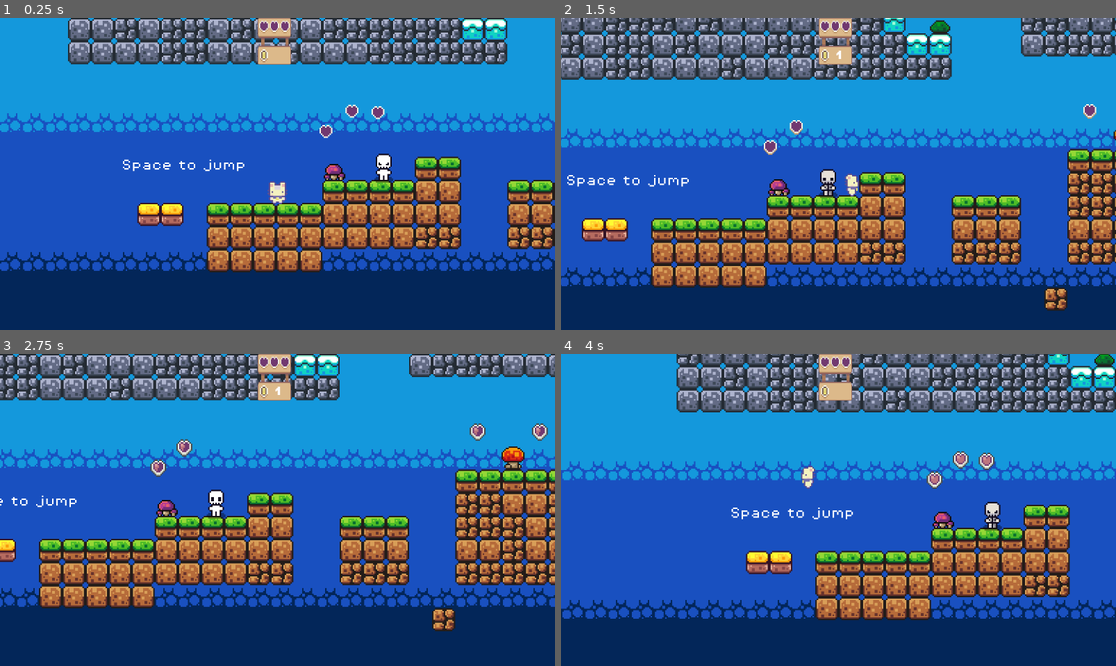
Above: before the commit, frames 1-4 (two rows, left to right).
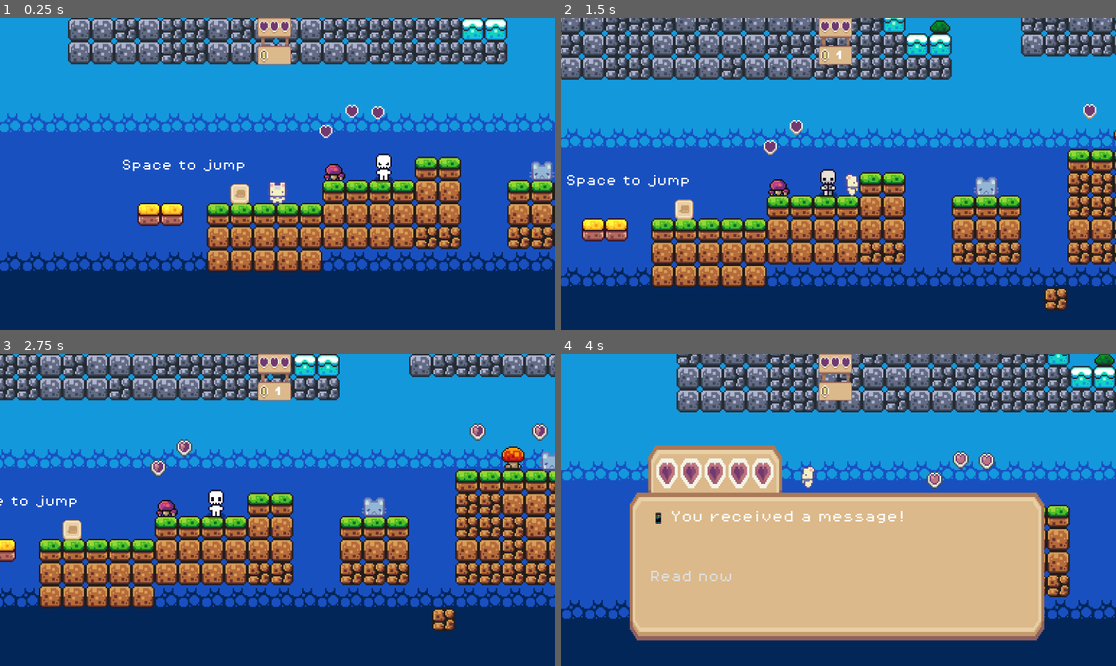
Above: after the commit, the same moments.

Repository: JasmineJ11/SafeBunny
Game: Godot game, scene res://scences/game.tscn
Two runs of this game, one before a commit and one after it. Both use one fixed random seed, a clock stepped at 60 frames per second and the inputs below.
Inputs:
- Up to frame 1 (0.25 s): no input
- Up to frame 2 (1.5 s): hold Right (move_right) from 0.53 s (still down); tap Space (jump) at 0.77 s
- Up to frame 3 (2.75 s): tap Space (jump) at 1.52 s; release Right (move_right) at 2.03 s; hold Left (move_left) from 2.03 s (still down)
- Up to frame 4 (4 s): keep holding Left (move_left); tap Space (jump) at 3.02, 3.77 s

The runs differ from the first frame. In frame 1, 0.5% of the frame differs, in the area x 41-100%, y 45-60%; in frame 2, 0.5%; in frame 3, 0.6%; in frame 4, 39%, in the area x 12-88%, y 29-92%.

Commit message:
add bully message box

Diff:
--- /dev/null
+++ b/scences/bully_message.tscn
@@ -0,0 +1,97 @@
+[gd_scene format=3 uid="uid://cchd7fvygwarf"]
+
+[ext_resource type="Texture2D" uid="uid://derx5mon8ha5w" path="res://assets/sprites/Sprite sheet for Basic Pack.png" id="1_8raeu"]
+[ext_resource type="AudioStream" uid="uid://bbyscdx6bv021" path="res://assets/sounds/success.mp3" id="2_8sbb0"]
+[ext_resource type="AudioStream" uid="uid://d34oeeem4u06v" path="res://assets/sounds/fail.mp3" id="3_lttjt"]
+
+[sub_resource type="AtlasTexture" id="AtlasTexture_yfgt2"]
+atlas = ExtResource("1_8raeu")
+region = Rect2(645, 164, 22, 24)
+
+[sub_resource type="AtlasTexture" id="AtlasTexture_8raeu"]
+atlas = ExtResource("1_8raeu")
+region = Rect2(645, 132, 22, 24)
+
+[sub_resource type="AtlasTexture" id="AtlasTexture_8sbb0"]
+atlas = ExtResource("1_8raeu")
+region = Rect2(677, 134, 22, 22)
+
+[sub_resource type="SpriteFrames" id="SpriteFrames_8sbb0"]
+animations = [{
+"frames": [{
+"duration": 1.0,
+"texture": SubResource("AtlasTexture_yfgt2")
+}, {
+"duration": 1.0,
+"texture": SubResource("AtlasTexture_8raeu")
+}, {
+"duration": 1.0,
+"texture": SubResource("AtlasTexture_8sbb0")
+}, {
+"duration": 1.0,
+"texture": SubResource("AtlasTexture_8raeu")
+}, {
+"duration": 1.0,
+"texture": SubResource("AtlasTexture_8sbb0")
+}, {
+"duration": 1.0,
+"texture": SubResource("AtlasTexture_8raeu")
+}, {
+"duration": 1.0,
+"texture": SubResource("AtlasTexture_8sbb0")
+}, {
+"duration": 1.0,
+"texture": SubResource("AtlasTexture_8raeu")
+}, {
+"duration": 1.0,
+"texture": SubResource("AtlasTexture_8raeu")
+}, {
+"duration": 1.0,
+"texture": SubResource("AtlasTexture_8raeu")
+}, {
+"duration": 1.0,
+"texture": SubResource("AtlasTexture_8raeu")
+}, {
+"duration": 1.0,
+"texture": SubResource("AtlasTexture_8raeu")
+}, {
+"duration": 1.0,
+"texture": SubResource("AtlasTexture_8raeu")
+}, {
+"duration": 1.0,
+"texture": SubResource("AtlasTexture_8raeu")
+}, {
+"duration": 1.0,
+"texture": SubResource("AtlasTexture_8raeu")
+}, {
+"duration": 1.0,
+"texture": SubResource("AtlasTexture_8raeu")
+}],
+"loop": true,
+"name": &"default",
+"speed": 6.0
+}]
+
+[sub_resource type="RectangleShape2D" id="RectangleShape2D_lttjt"]
+size = Vector2(12, 14)
+
+[node name="BullyMessage" type="Area2D" unique_id=561950687]
+
+[node name="AnimatedSprite2D" type="AnimatedSprite2D" parent="." unique_id=6872003]
+position = Vector2(2.9802322e-08, -6.9999995)
+scale = Vector2(0.59090906, 0.5909091)
+sprite_frames = SubResource("SpriteFrames_8sbb0")
+autoplay = "default"
+frame_progress = 0.046054147
+
+[node name="CollisionShape2D" type="CollisionShape2D" parent="." unique_id=283245048]
+position = Vector2(0, -7)
+shape = SubResource("RectangleShape2D_lttjt")
+
+[node name="SuccessSound" type="AudioStreamPlayer2D" parent="." unique_id=1061017667]
+process_mode = 3
+stream = ExtResource("2_8sbb0")
+
+[node name="FailSound" type="AudioStreamPlayer2D" parent="." unique_id=2002460147]
+process_mode = 3
+stream = ExtResource("3_lttjt")
--- a/scences/game.tscn
+++ b/scences/game.tscn
@@ -15,9 +15,11 @@
 [ext_resource type="Texture2D" uid="uid://bgtidpfo30txk" path="res://assets/sprites/CowFriend.tres" id="13_wctid"]
 [ext_resource type="PackedScene" uid="uid://vcks7bg5w6k8" path="res://scences/treasure_chest.tscn" id="15_4jcax"]
 [ext_resource type="Texture2D" uid="uid://di1eyt36grkey" path="res://assets/sprites/ButtonNo.tres" id="15_74n68"]
-[ext_resource type="Script" uid="uid://b053q3b0emsha" path="res://scripts/password_panel.gd" id="16_80opq"]
 [ext_resource type="PackedScene" uid="uid://cuqku6e87mmry" path="res://scences/monster.tscn" id="18_3sylk"]
 [ext_resource type="PackedScene" uid="uid://bdee6qrks4pdf" path="res://scences/game_manager.tscn" id="18_6hct1"]
+[ext_resource type="PackedScene" uid="uid://cchd7fvygwarf" path="res://scences/bully_message.tscn" id="19_6hct1"]
+[ext_resource type="Script" uid="uid://b0ru0fraosqtn" path="res://scripts/bully_message.gd" id="19_udhis"]
+[ext_resource type="PackedScene" uid="uid://dtf1bidnsxl4b" path="res://scences/sad_kid.tscn" id="20_udhis"]
 
 [sub_resource type="TileSetAtlasSource" id="TileSetAtlasSource_b174u"]
 texture = ExtResource("2_jx3ei")
@@ -357,6 +359,17 @@
 [sub_resource type="StyleBoxTexture" id="StyleBoxTexture_ua0fu"]
 texture = ExtResource("11_nn1ya")
 
+[sub_resource type="StyleBoxFlat" id="StyleBoxFlat_udhis"]
+bg_color = Color(0.9803596, 0.6479831, 0.6378557, 1)
+border_width_left = 5
+border_width_top = 5
+border_width_right = 5
+border_width_bottom = 5
+corner_radius_top_left = 8
+corner_radius_top_right = 8
+corner_radius_bottom_right = 8
+corner_radius_bottom_left = 8
+
 [node name="Game" type="Node2D" unique_id=1205654372]
 
 [node name="TileMapLayer_background" type="TileMapLayer" parent="." unique_id=961370362]
@@ -366,6 +379,9 @@
 [node name="TileMapLayer" type="TileMapLayer" parent="." unique_id=28908610]
 tile_map_data = PackedByteArray("AAD//wIAAAAAAAAAAAAAAAIAAAAAAAAAAAABAAIAAAAAAAAAAAACAAIAAAAAAAAAAAADAAIAAAAAAAAAAAAEAA …(4480 unchanged characters)…
 tile_set = SubResource("TileSet_xfuu6")
+
+[node name="GameManager" parent="." unique_id=64977201 instance=ExtResource("18_6hct1")]
+unique_name_in_owner = true
 
 [node name="Player" parent="." unique_id=1193462206 instance=ExtResource("1_lbs7c")]
 position = Vector2(33, 32)
@@ -615,7 +631,6 @@
 grow_horizontal = 2
 grow_vertical = 2
 theme_override_styles/panel = SubResource("StyleBoxTexture_ua0fu")
-script = ExtResource("16_80opq")
 
 [node name="PasswordLabel" type="Label" parent="CanvasLayer/PasswordPanel" unique_id=1983837187]
 unique_name_in_owner = true
@@ -652,6 +667,88 @@
 text = "👉 G7!kP#2zQ@9LrA"
 flat = true
 
+[node name="BullyPanel" type="Panel" parent="CanvasLayer" unique_id=831553504]
+unique_name_in_owner = true
+anchors_preset = 8
+anchor_left = 0.5
+anchor_top = 0.5
+anchor_right = 0.5
+anchor_bottom = 0.5
+offset_left = -444.75507
+offset_top = -143.375
+offset_right = 444.75507
+offset_bottom = 284.0
+grow_horizontal = 2
+grow_vertical = 2
+theme_override_styles/panel = SubResource("StyleBoxTexture_ua0fu")
+
+[node name="BullyLabel" type="Label" parent="CanvasLayer/BullyPanel" unique_id=829791734]
+unique_name_in_owner = true
+layout_mode = 0
+offset_left = 57.755066
+offset_top = 144.375
+offset_right = 861.75507
+offset_bottom = 232.375
+theme_override_fonts/font = ExtResource("7_cho2i")
+theme_override_font_sizes/font_size = 26
+autowrap_mode = 2
+
+[node name="ButtonL" type="Button" parent="CanvasLayer/BullyPanel" unique_id=485654191]
+unique_name_in_owner = true
+layout_mode = 0
+offset_left = 48.755066
+offset_top = 259.375
+offset_right = 511.75507
+offset_bottom = 306.375
+theme_override_fonts/font = ExtResource("7_cho2i")
+theme_override_font_sizes/font_size = 25
+flat = true
+alignment = 0
+
+[node name="ButtonM" type="Button" parent="CanvasLayer/BullyPanel" unique_id=2147285632]
+unique_name_in_owner = true
+layout_mode = 0
+offset_left = 48.755066
+offset_top = 298.375
+offset_right = 520.75507
+offset_bottom = 345.375
+theme_override_fonts/font = ExtResource("7_cho2i")
+theme_override_font_sizes/font_size = 25
+flat = true
+alignment = 0
+
+[node name="ButtonR" type="Button" parent="CanvasLayer/BullyPanel" unique_id=698046505]
+unique_name_in_owner = true
+layout_mode = 0
+offset_left = 48.755066
+offset_top = 336.375
+offset_right = 520.75507
+offset_bottom = 383.375
+theme_override_fonts/font = ExtResource("7_cho2i")
+theme_override_font_sizes/font_size = 25
+flat = true
+alignment = 0
+
+[node name="LoveButton" type="Button" parent="CanvasLayer" unique_id=1390794964]
+unique_name_in_owner = true
+anchors_preset = -1
+anchor_left = 0.5
+anchor_top = 0.67
+anchor_right = 0.5
+anchor_bottom = 0.67
+offset_left = -249.25
+offset_top = -48.160004
+offset_right = 249.25
+offset_bottom = 40.339996
+grow_horizontal = 2
+grow_vertical = 2
+theme_override_fonts/font = ExtResource("7_cho2i")
+theme_override_font_sizes/font_size = 29
+theme_override_styles/normal = SubResource("StyleBoxFlat_udhis")
+text = " ❤️ Send your love ^^"
+alignment = 0
+icon_alignment = 1
+
 [node name="TreasureChests" type="Node" parent="." unique_id=677872652]
 
 [node name="TreasureChest" parent="TreasureChests" unique_id=139621350 instance=ExtResource("15_4jcax")]
@@ -663,11 +760,35 @@
 position = Vector2(106, 16)
 collision_mask = 2
 
-[node name="GameManager" parent="." unique_id=64977201 instance=ExtResource("18_6hct1")]
-unique_name_in_owner = true
+[node name="BullyMessage" parent="." unique_id=561950687 instance=ExtResource("19_6hct1")]
+position = Vector2(7, 33)
+collision_mask = 2
+script = ExtResource("19_udhis")
+
+[node name="SadKids" type="Node" parent="." unique_id=426082802]
+
+[node name="SadKid" parent="SadKids" unique_id=2075898073 instance=ExtResource("20_udhis")]
+unique_name_in_owner = true
+position = Vector2(358, -113)
+
+[node name="SadKid2" parent="SadKids" unique_id=215682837 instance=ExtResource("20_udhis")]
+unique_name_in_owner = true
+position = Vector2(339, -16)
+
+[node name="SadKid3" parent="SadKids" unique_id=233333010 instance=ExtResource("20_udhis")]
+unique_name_in_owner = true
+position = Vector2(216, 16)
 
 [connection signal="pressed" from="CanvasLayer/SMSPanel/Button" to="GameManager" method="_on_button_pressed"]
 [connection signal="pressed" from="CanvasLayer/ChestPanel/YesButton" to="TreasureChests/TreasureChest" method="_on_yes_button_pressed"]
 [connection signal="pressed" from="CanvasLayer/ChestPanel/NoButton" to="TreasureChests/TreasureChest" method="_on_no_button_pressed"]
 [connection signal="pressed" from="CanvasLayer/PasswordPanel/ButtonWeak" to="Monster" method="_on_button_weak_pressed"]
 [connection signal="pressed" from="CanvasLayer/PasswordPanel/ButtonStrong" to="Monster" method="_on_button_strong_pressed"]
+[connection signal="pressed" from="CanvasLayer/BullyPanel/ButtonL" to="BullyMessage" method="_on_button_l_pressed"]
+[connection signal="pressed" from="CanvasLayer/BullyPanel/ButtonM" to="BullyMessage" method="_on_button_m_pressed"]
+[connection signal="pressed" from="CanvasLayer/BullyPanel/ButtonR" to="BullyMessage" method="_on_button_r_pressed"]
+[connection signal="pressed" from="CanvasLayer/LoveButton" to="SadKids/SadKid" method="_on_love_button_pressed"]
+[connection signal="body_entered" from="BullyMessage" to="BullyMessage" method="_on_body_entered"]
+[connection signal="body_entered" from="SadKids/SadKid" to="SadKids/SadKid" method="_on_body_entered"]
+[connection signal="body_entered" from="SadKids/SadKid2" to="SadKids/SadKid2" method="_on_body_entered"]
+[connection signal="body_entered" from="SadKids/SadKid3" to="SadKids/SadKid3" method="_on_body_entered"]
--- /dev/null
+++ b/scences/sad_kid.tscn
@@ -0,0 +1,68 @@
+[gd_scene format=3 uid="uid://dtf1bidnsxl4b"]
+
+[ext_resource type="Script" uid="uid://dgg8ffw6rgv4b" path="res://scripts/sad_kid.gd" id="1_h6ejr"]
+[ext_resource type="Texture2D" uid="uid://ua7co4xc8dlw" path="res://assets/sprites/Emoji_Spritesheet_Free.png" id="2_8lmhx"]
+[ext_resource type="AudioStream" uid="uid://buxnbeiwo458s" path="res://assets/sounds/toddler-laughing.mp3" id="3_8lmhx"]
+
+[sub_resource type="AtlasTexture" id="AtlasTexture_h6ejr"]
+atlas = ExtResource("2_8lmhx")
+region = Rect2(0, 61, 32, 30)
+
+[sub_resource type="AtlasTexture" id="AtlasTexture_8lmhx"]
+atlas = ExtResource("2_8lmhx")
+region = Rect2(0, 66, 32, 33)
+
+[sub_resource type="AtlasTexture" id="AtlasTexture_pdjve"]
+atlas = ExtResource("2_8lmhx")
+region = Rect2(128, 96, 32, 32)
+
+[sub_resource type="AtlasTexture" id="AtlasTexture_0yydy"]
+atlas = ExtResource("2_8lmhx")
+region = Rect2(128, 99, 32, 33)
+
+[sub_resource type="SpriteFrames" id="SpriteFrames_1lwxd"]
+animations = [{
+"frames": [{
+"duration": 1.0,
+"texture": SubResource("AtlasTexture_h6ejr")
+}, {
+"duration": 1.0,
+"texture": SubResource("AtlasTexture_8lmhx")
+}],
+"loop": true,
+"name": &"happy",
+"speed": 5.0
+}, {
+"frames": [{
+"duration": 1.0,
+"texture": SubResource("AtlasTexture_pdjve")
+}, {
+"duration": 1.0,
+"texture": SubResource("AtlasTexture_0yydy")
+}],
+"loop": true,
+"name": &"sad",
+"speed": 1.5
+}]
+
+[sub_resource type="RectangleShape2D" id="RectangleShape2D_sy3sl"]
+size = Vector2(16, 16)
+
+[node name="SadKid" type="Area2D" unique_id=2075898073]
+collision_mask = 2
+script = ExtResource("1_h6ejr")
+
+[node name="SadKidSprite" type="AnimatedSprite2D" parent="." unique_id=1121309257]
+position = Vector2(0, -6)
+scale = Vector2(0.609375, 0.609375)
+sprite_frames = SubResource("SpriteFrames_1lwxd")
+animation = &"sad"
+autoplay = "sad"
+frame_progress = 0.3121147
+
+[node name="CollisionShape2D" type="CollisionShape2D" parent="." unique_id=273037268]
+position = Vector2(0, -8)
+shape = SubResource("RectangleShape2D_sy3sl")
+
+[node name="happySound" type="AudioStreamPlayer2D" parent="." unique_id=527218090]
+stream = ExtResource("3_8lmhx")
--- /dev/null
+++ b/scripts/bully_message.gd
@@ -0,0 +1,230 @@
+#extends Area2D
+#
+#@onready var game_manager: Node = %GameManager
+#@onready var bully_panel: Panel = %BullyPanel
+#@onready var bully_label: Label = %BullyLabel
+#@onready var button_l: Button = %ButtonL
+#@onready var button_m: Button = %ButtonM
+#@onready var button_r: Button = %ButtonR
+#
+#
+#
+#var is_triggered = false
+#
+#func _ready():
+	#bully_panel.hide()
+	#
+#func _on_body_entered(body: Node2D) -> void:
+	#if body.name == "Player" and not is_triggered:
+		#is_triggered = true
+		#start_event()
+	#
+#func start_event():
+	#bully_panel.show()
+	#bully_label.text = "📱 You recieved a meeage!"
+	#button_l.text = "Read now"
+#
+#
+#func _on_button_l_pressed() -> void:
+	#button_l.hide()
+	#MessageFirst()
+	#
+#
+##func _on_button_m_pressed() -> void:
+	#
+	#
+#func MessageFirst():
+	#bully_label.text = "👾 Haha, do you know that you look very weird? 😂"
+	#await get_tree().create_timer(3).timeout
+	#bully_label.text = "👾 Are you sure you are going to the party? 😂"
+	#button_l.show() # 重新显示中间按钮
+	#
+	#button_l.text = "😡 Insult back"
+	#button_m.text = "😢 Feel bad and don’t want to go"
+	#button_r.text = "✨ Ignore and keep going to the party"
+	#
+	#
+	#
+	#
+#
+#
+	##button_weak.hide()
+	##button_strong.hide()
+	##if fail_sound: fail_sound.play()
+	##password_panel.modulate = Color(0.977, 0.609, 0.6, 1.0)
+	##password_label.text = "❗ OH NOOO! This password is too week!
+	##⚠️ It can be guessed easily!"
+	##await get_tree().create_timer(2.5).timeout
+	##password_panel.modulate = Color.WHITE
+	##password_label.text = "❗ You lose 1 heart!"
+	##await get_tree().create_timer(2).timeout
+	##game_manager.score -= 1
+	##game_manager.update_score()
+	##finish_event()
+	##
+##
+##func _on_button_strong_pressed() -> void:
+	##button_weak.hide()
+	##button_strong.hide()
+	##if success_sound: success_sound.play()
+	##password_panel.modulate = Color(0.5, 1, 0.5)
+	##password_label.text = "🛡 Strong password created!"
+	##await get_tree().create_timer(2.5).timeout
+	##password_panel.modulate = Color.WHITE
+	##password_label.text = "✨ You protected your information!
+	##✨ You got 1 heart!"
+	##await get_tree().create_timer(2.5).timeout
+	##password_label.text = "🐱 Complex and unpredictable passwords are the safest!"
+	##await get_tree().create_timer(3).timeout
+	##game_manager.score += 1
+	##game_manager.update_score()
+	##finish_event()
+	##
+##func finish_event():
+	##password_panel.hide()
+	##password_panel.modulate = Color.WHITE
+	##is_triggered = false
+	##get_tree().paused = false
+
+
+extends Area2D
+
+
+@onready var bully_panel: Panel = %BullyPanel
+@onready var bully_label: Label = %BullyLabel
+@onready var btn_l: Button = %ButtonL
+@onready var btn_m: Button = %ButtonM
+@onready var btn_r: Button = %ButtonR
+@onready var game_manager: Node = %GameManager
+@onready var success_sound: AudioStreamPlayer2D = $SuccessSound
+@onready var fail_sound: AudioStreamPlayer2D = $FailSound
+
+
+var dialogue_data = {
+	0: {
+		"text": "📱 You received a message!",
+		"options": ["Read now", "", ""],
+		"correct": 1
+	},
+	1: {
+		"text": "👾： Haha, do you know that you look very weird? Are you sure you are going to the party?",
+		"options": ["😡 Insult back", "😢 Feel bad and don’t want to go", "✨ Ignore and keep going to the party"],
+		"correct": 2,
+		"feedback": [
+			"🐱: Fighting back makes it worse.",
+			"🐱: Others' words don't define you."
+		]
+	},
+	2: {
+		"text": "👾： Ohhh NOBODY wants you at the party, you better not come. 😒",
+		"options": ["😡 Reply angrily", "😟 Ask your friend if they don’t like you",  "✨ Ignore and tell your parents or teacher"],
+		"correct": 2,
+		"feedback": [
+			"😡: Anger won't solve this.\n🐱: Stay calm and find help.",
+			"😰: They won't give you a real answer.\n🐱: Don't seek their approval."
+		]
+	},
+	3: {
+		"text": "👾： ANSWER NOW!! Why aren’t you answering!! 😡",
+		"options": ["😢 Keep explain", "😡 Fight back", "✨ Screenshot, report and block"],
+		"correct": 2,
+		"feedback": [
+			"😰: You don't need to explain to a bully.\n🐱: Protect your peace.",
+			"😡: Don't let them bait your anger.\n🐱: Keep the evidence instead."
+		]
+	}
+}
+
+var current_round = 0
+var is_triggered = false
+
+func _ready():
+	bully_panel.hide()
+
+
+func _on_body_entered(body: Node2D) -> void:
+	if body.name == "Player" and not is_triggered:
+		is_triggered = true
+		current_round = 0
+		show_round()
+
+
+func show_round():
+	bully_panel.show()
+	var data = dialogue_data[current_round]
+	bully_label.text = data["text"]
+
+	if current_round == 0:
+		# 开场只显示第一个按钮
+		btn_l.show(); btn_r.hide(); btn_m.hide()
+		btn_l.text = data["options"][0]
+	else:
+		# 正式环节显示三个按钮
+		btn_l.show(); btn_m.show(); btn_r.show()
+		btn_l.text = data["options"][0]
+		btn_m.text = data["options"][1]
+		btn_r.text = data["options"][2]
+
+# --- 5. 按钮点击统一处理 ---
+func _on_button_pressed(index: int):
+	var data = dialogue_data[current_round]
+
+	# 开场
+	if current_round == 0:
+		current_round = 1
+		show_round()
+		return
+
+	# 正式判断
+	if index == data["correct"]:
+		handle_correct()
+	else:
+		handle_wrong(index)
+
+# --- 正确 ---
+func handle_correct():
+	if success_sound: success_sound.play()
+	bully_label.text = "🚨 This is online harassment!
+	✨ You protected yourself!
+	❤️ You got one heart!"
+	game_manager.score += 1
+	game_manager.update_score()
+	hide_buttons()
+	await get_tree().create_timer(3.0).timeout
+	if current_round < 3:
+		current_round += 1
+		show_round()
+	else:
+		finish_event()
+
+# --- 错误 ---
+func handle_wrong(index: int):
+	if fail_sound: fail_sound.play()
+	hide_buttons()
+
+	var feedback_text = dialogue_data[current_round]["feedback"][index]
+	bully_label.text = "❌ " + feedback_text
+	await get_tree().create_timer(3).timeout
+	bully_label.text = "❗ You lose 1 heart. Try again!"
+	# 惩罚
+	game_manager.score -= 1
+	game_manager.update_score()
+
+	await get_tree().create_timer(1.5).timeout
+	show_round() # 循环：让玩家重新选这一轮
+
+func hide_buttons():
+	btn_l.hide(); btn_m.hide(); btn_r.hide()
+
+func finish_event():
+	bully_label.text = "✨ You stayed safe and strong!\n✨ Bully defeated."
+	await get_tree().create_timer(3.0).timeout
+	bully_label.text = "✨ When facing online bullying: ignore → seek adult help → protect yourself."
+	await get_tree().create_timer(3.5).timeout
+	bully_panel.hide()
+	is_triggered = false
+
+# --- 8. 信号连接 ---
+func _on_button_l_pressed(): _on_button_pressed(0)
+func _on_button_m_pressed(): _on_button_pressed(1)
+func _on_button_r_pressed(): _on_button_pressed(2)
--- a/scripts/game_manager.gd
+++ b/scripts/game_manager.gd
@@ -3,17 +3,24 @@
 @onready var sms_panel: Panel = %SMSPanel
 
 
-var score = 0;
+var score = 0
+var helped_kid = 0
 
 func _ready():
 	# 确保游戏开始时弹窗是看不见的
 	sms_panel.hide()
+	await get_tree().create_timer(3.0).timeout
+	show_invitation()
+
+
+func add_helped_kid():
+	helped_kid += 1;
+	print(helped_kid)
+
 
 func add_point():
 	score += 1
 	update_score()
-	if score == 5:
-		show_invitation()
 
 func update_score():
 	score_label.text = str(score)
--- a/scripts/password_panel.gd
+++ /dev/null
@@ -1,11 +0,0 @@
-extends Panel
-
-
-# Called when the node enters the scene tree for the first time.
-func _ready() -> void:
-	pass # Replace with function body.
-
-
-# Called every frame. 'delta' is the elapsed time since the previous frame.
-func _process(delta: float) -> void:
-	pass
--- /dev/null
+++ b/scripts/sad_kid.gd
@@ -0,0 +1,41 @@
+extends Area2D
+@onready var love_button: Button = %LoveButton
+@onready var game_manager: Node = %GameManager
+@onready var anim: AnimatedSprite2D = $SadKidSprite
+@onready var happy_sound: AudioStreamPlayer2D = $happySound
+@onready var yeah_sound: AudioStreamPlayer2D = $YeahSound
+
+
+
+var is_happy = false
+
+func _ready():
+	anim.play("sad")
+	love_button.hide()
+
+
+
+func _on_body_entered(body: Node2D) -> void:
+	if body.name == "Player" and not is_happy:
+		love_button.show()
+
+		# 信号安全连接
+		if love_button.pressed.is_connected(_on_love_button_pressed):
+			love_button.pressed.disconnect(_on_love_button_pressed)
+		love_button.pressed.connect(_on_love_button_pressed)
+
+
+
+
+func _on_love_button_pressed() -> void:
+	if is_happy: return
+	if happy_sound: happy_sound.play()
+
+
+
+	is_happy = true
+	love_button.hide()
+	anim.play("happy")
+
+	game_manager.add_point()
+	game_manager.add_helped_kid()
Not shown, added: assets/sounds/saying-yay.mp3.import
Not shown, added: assets/sounds/toddler-laughing.mp3.import
Binary file added: assets/sprites/Teemo Basic emote animations sprite sheet.png
Not shown, added: assets/sprites/Teemo Basic emote animations sprite sheet.png.import
Not shown, added: scripts/bully_message.gd.uid
Not shown, removed: scripts/password_panel.gd.uid
Not shown, added: scripts/sad_kid.gd.uid
Not shown, added: assets/sounds/saying-yay.mp3
Not shown, added: assets/sounds/toddler-laughing.mp3
